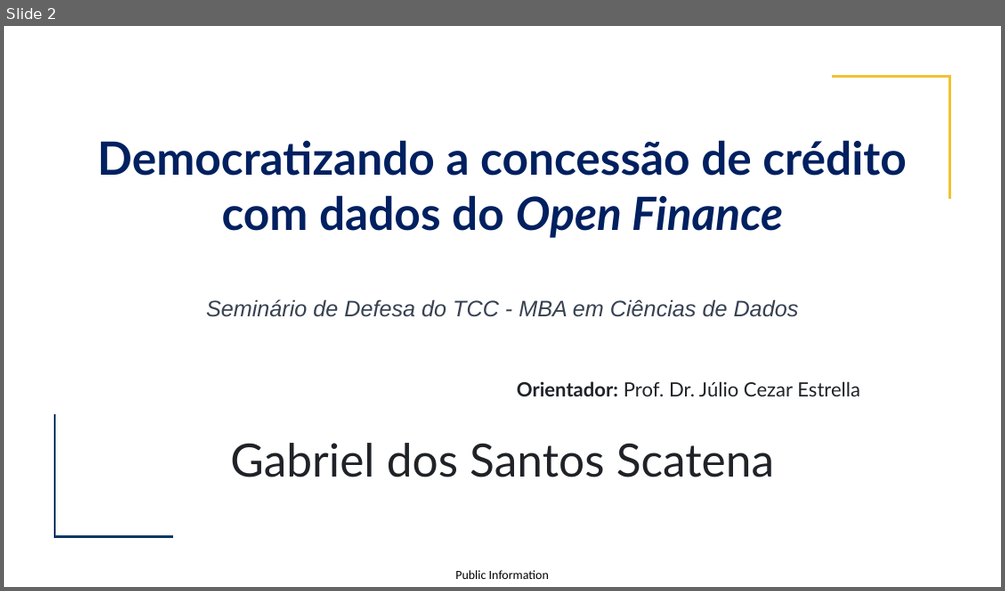
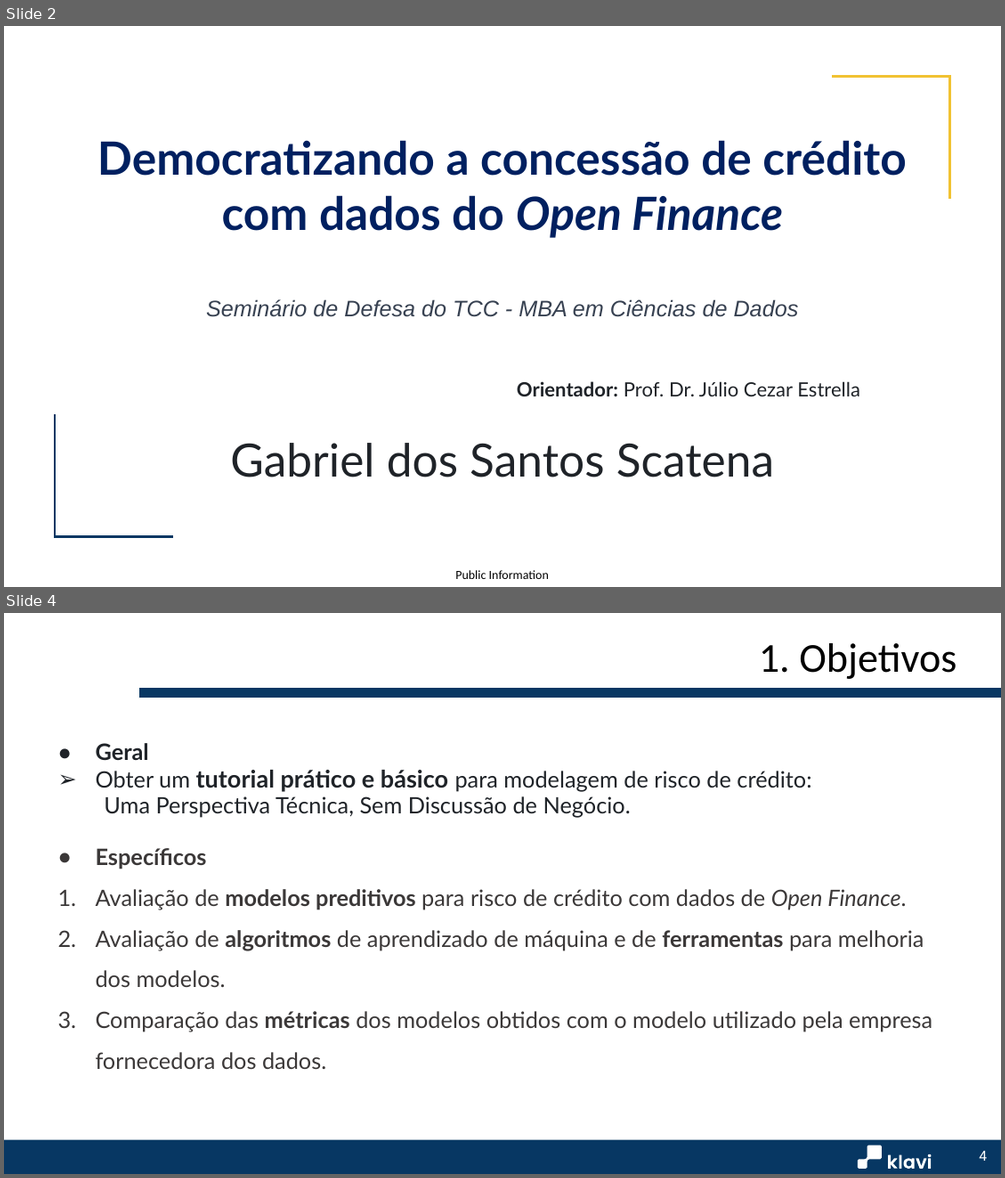
Before and after one commit to gabrielscatena/TCC_MBA_USP_2024, a slide deck: TemplateTCC_GabrielScatena.pptx. Shown one above the other, each under a label of ours: slide 2 before the commit, slides 2 and 4 after it; the slides between them are not shown. The pictures are 1005x591 and 1005x1178 pixels, drawn with LibreOffice and Linux fonts; fonts in the diff are those of the drawing; background and template pictures are left out. Boxes give left, top, right and bottom in pixels: in the first picture for what was removed or moved away, otherwise in the second. Text is boxed around its words. In the diff, an @@ line names an element or a change of style, - is before the commit and + after.

```diff
--- a/TemplateTCC_GabrielScatena.pptx
+++ b/TemplateTCC_GabrielScatena.pptx
@@ slide 4 added at (4,613,1001,1174), background #FFFFFF @@
@@ title added at (759,643,956,679), 39.6 pt, text #000000 @@
+1. Objetivos
@@ rectangle added at (138,688,1001,698), fill #073763, outline #FFFFFF 0.75 pt @@
@@ text added at (96,743,932,1069), 21.7 pt, text #3B3838 @@
+● Geral
+➢ Obter um tutorial prático e básico para modelagem de risco de crédito:
+Uma Perspectiva Técnica, Sem Discussão de Negócio.
+● Específicos
+1. Avaliação de modelos preditivos para risco de crédito com dados de Open Finance.
+2. Avaliação de algoritmos de aprendizado de máquina e de ferramentas para melhoria dos modelos.
+3. Comparação das métricas dos modelos obtidos com o modelo utilizado pela empresa fornecedora dos dados.
@@ rectangle added at (4,1140,1001,1174), fill #073763 @@
@@ group added at (858,1144,931,1168): 6 freeform shapes, 1 ellipse @@
@@ page number added at (979,1151,987,1160), 13.3 pt, text #FFFFFF @@
+4
```
Also in this commit, not shown: 20 other slides added, 3 slides removed.
